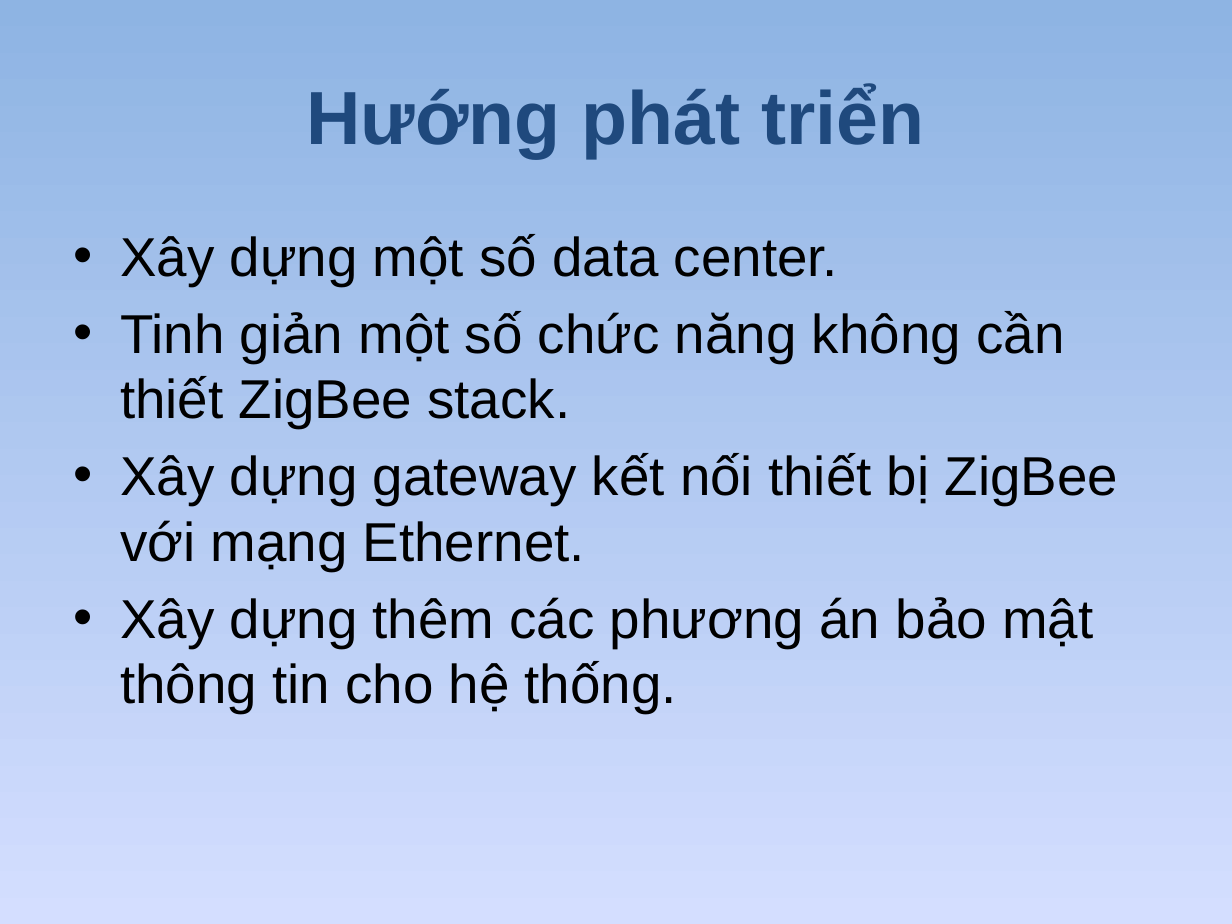
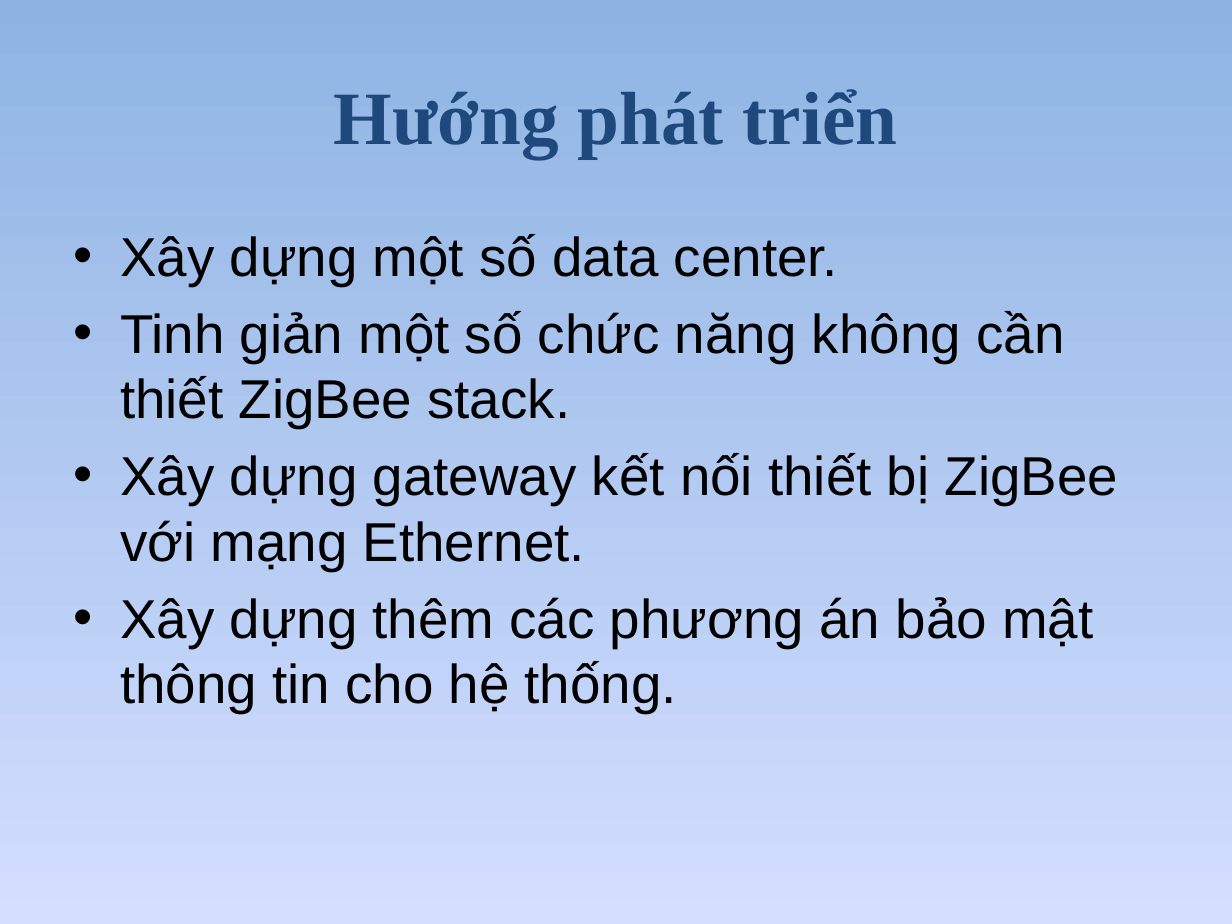
Before and after one commit to golf2109/zigbee-in-supermaket, a slide deck: slide 19 of docs/Report/Queue-Busting.pptx (slide 20 before the commit). Drawn at 1232x924 pixels with LibreOffice and Linux fonts; fonts in the diff are those of the drawing. Boxes give left, top, right and bottom in pixels: in the first picture for what was removed or moved away, otherwise in the second. Text is boxed around its words. In the diff, an @@ line names an element or a change of style, - is before the commit and + after.

```diff
--- a/docs/Report/Queue-Busting.pptx
+++ b/docs/Report/Queue-Busting.pptx
@@ title "Hướng phát triển" at [334, 89, 898, 158]: font Arial to Times New Roman @@
```
Also in this commit, not shown: 11 other slides changed, 7 slides added, 1 slide removed.
